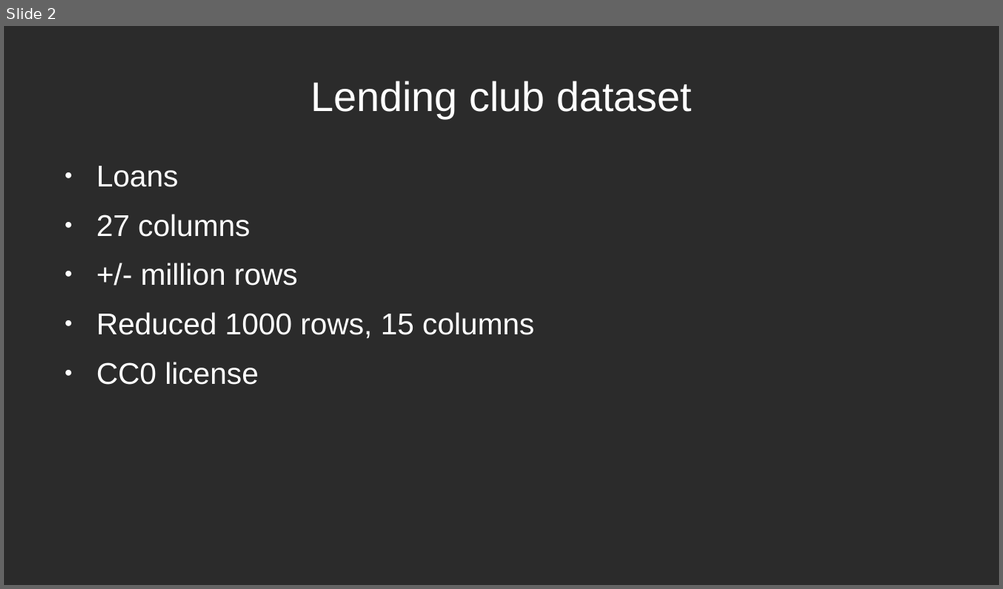
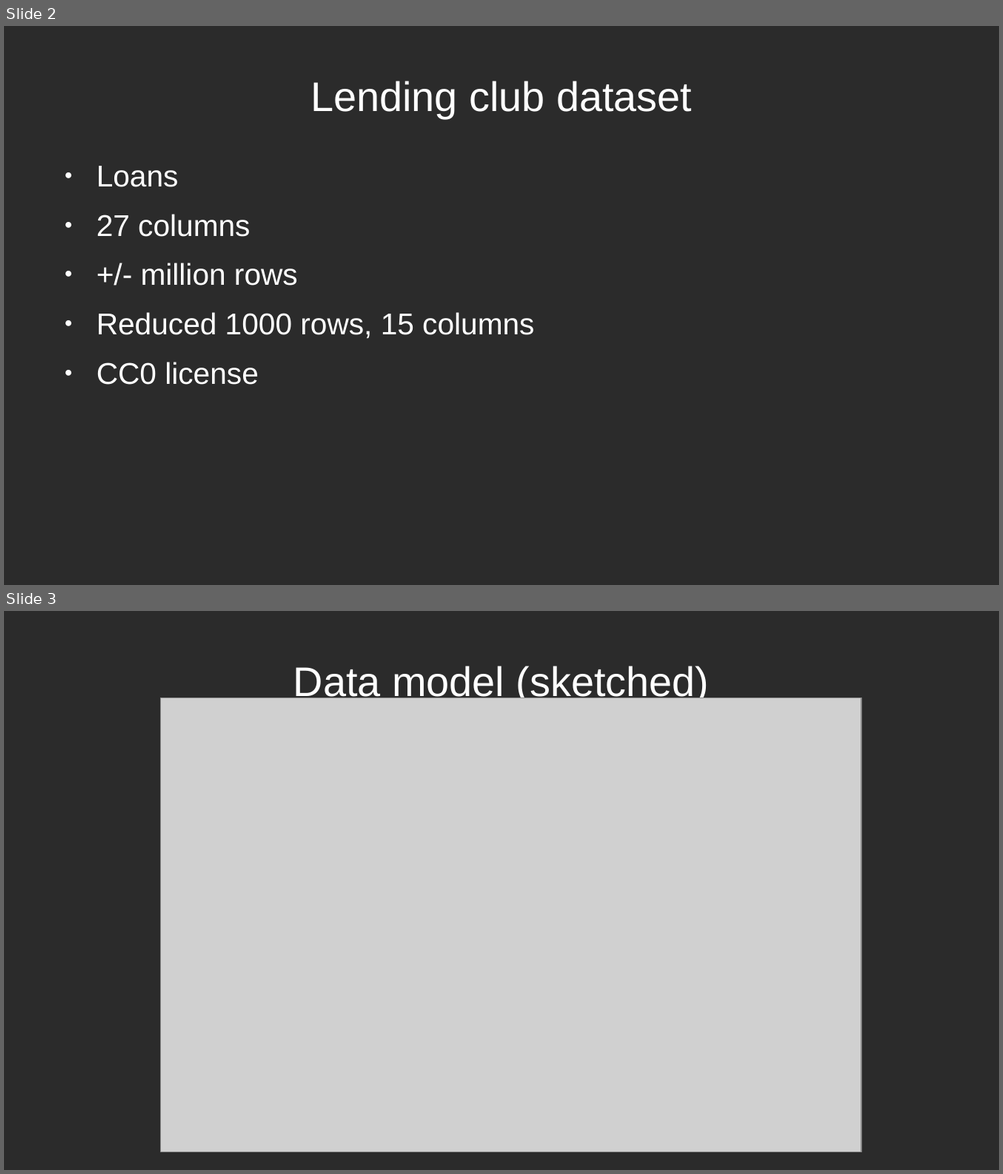
Before and after one commit to KionaB/FAIRscripts, a slide deck: ProjectPresentation.odp. Shown one above the other, each under a label of ours: slide 2 before the commit, slides 2 and 3 after it. The pictures are 1003x589 and 1003x1174 pixels, drawn with LibreOffice and Linux fonts; fonts in the diff are those of the drawing; grey boxes stand for pictures; background and template pictures are left out; a plain dark background stands for a picture behind light text. Boxes give left, top, right and bottom in pixels: in the first picture for what was removed or moved away, otherwise in the second. Text is boxed around its words. In the diff, an @@ line names an element or a change of style, - is before the commit and + after.

```diff
--- a/ProjectPresentation.odp
+++ b/ProjectPresentation.odp
@@ slide 3 added at bbox=[4, 611, 999, 1170], background picture (left out) @@
@@ title added at bbox=[293, 666, 709, 703], 33 pt, text #FFFFFF @@
+Data model (sketched)
@@ picture added at bbox=[160, 698, 862, 1153] @@
```
Also in this commit, not shown: 2 slides changed, 3 other slides added, 1 other file.
